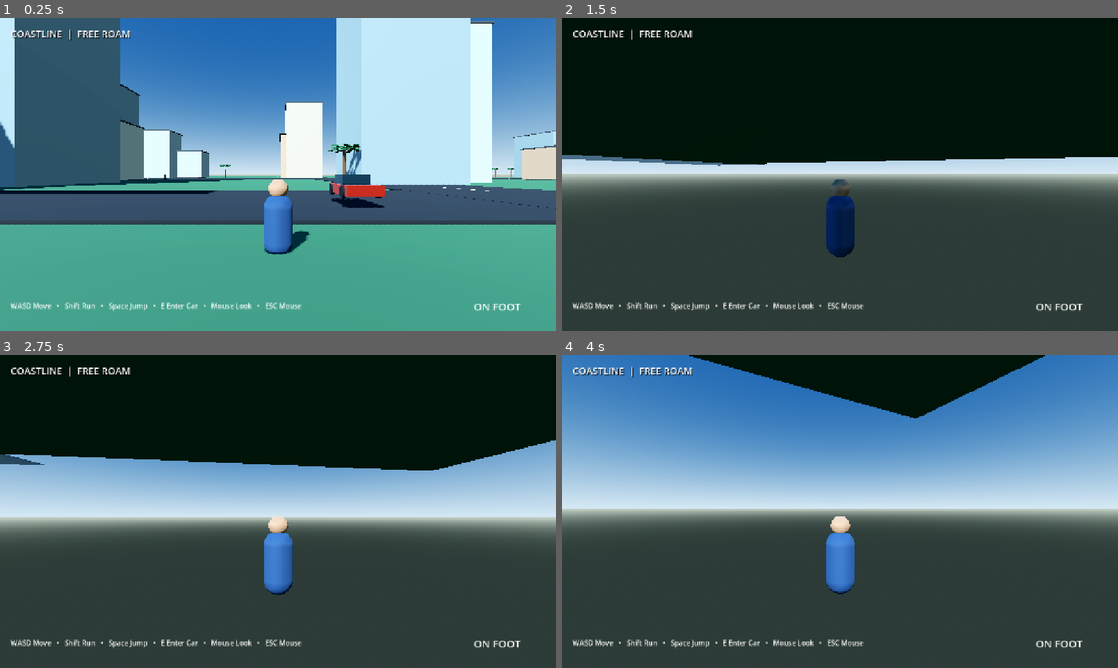
Above: before the commit, frames 1-4 (two rows, left to right).
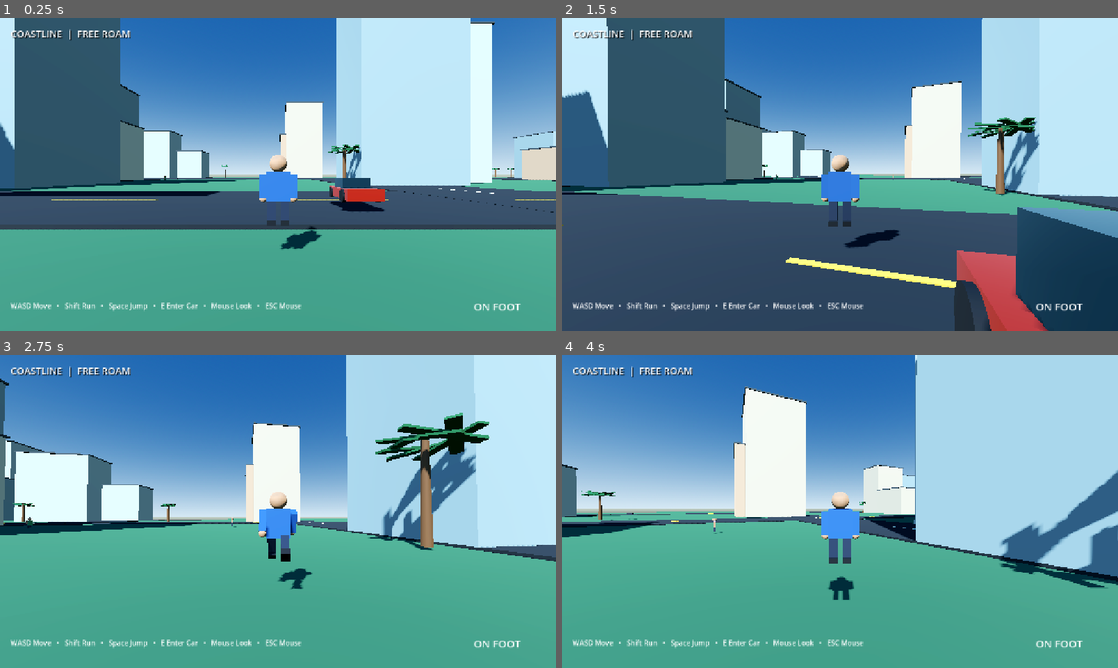
Above: after the commit, the same moments.

Repository: nhghgvve-dotcom/gta-6-recreation
Game: Godot game, scene res://Main.tscn
Same seed, same stepped clock (60 frames per second), same inputs: the game is played once before the commit and once after it.
Inputs (mouse positions are in pixels of both pictures, inside the frame that each line leads up to):
- Up to frame 1 (0.25 s): no input
- Up to frame 2 (1.5 s): tap Enter at 0.5 s; move the mouse to (867, 174) at 0.52 s; hold Shift 0.53-1.28 s; hold W from 0.53 s (still down); tap Space at 0.77 s; move the mouse to (812, 174) at 1.27 s; tap Shift at 1.35 s
- Up to frame 3 (2.75 s): keep holding W; tap Space at 1.52 s; move the mouse to (289, 505) at 2.02 s; hold Shift from 2.03 s (still down); tap E at 2.1 s
- Up to frame 4 (4 s): keep holding W; move the mouse to (834, 517) at 2.77 s; release Shift at 2.78 s; tap Shift at 2.85 s; tap Space at 3.02, 3.77 s; move the mouse to (878, 514) at 3.52 s; hold Shift from 3.53 s (still down)

The runs differ from the first frame. In frame 1, 5.9% of the frame differs, in the area x 0-100%, y 0-76%; in frame 2, 97%, in the area x 0-100%, y 0-100%; in frame 3, 91%; in frame 4, 76%.

Commit message:
Fix island floor collision and restore animated humanoid player

Diff:
--- a/Coastline/scripts/main.gd
+++ b/Coastline/scripts/main.gd
@@ -7,6 +7,11 @@
 
 var player: CharacterBody3D
 var player_visual: Node3D
+var player_left_leg: Node3D
+var player_right_leg: Node3D
+var player_left_arm: Node3D
+var player_right_arm: Node3D
+var walk_phase := 0.0
 var camera_pivot: Node3D
 var camera: Camera3D
 var car: Node3D
@@ -98,7 +103,7 @@
 	var white := _mat(Color(0.91, 0.90, 0.80))
 	var yellow := _mat(Color(0.95, 0.73, 0.22))
 	var ocean := _mat(Color(0.035, 0.36, 0.51), 0.24, 0.18)
-	_mesh_box(self, Vector3(0, -1.2, 0), Vector3(WORLD_SIZE, 2, WORLD_SIZE), grass, "Island")
+	_static_box(self, Vector3(0, -1.2, 0), Vector3(WORLD_SIZE, 2, WORLD_SIZE), grass)
 	_mesh_box(self, Vector3(-WORLD_SIZE * 0.5 - 35, -1.4, 0), Vector3(110, 1, WORLD_SIZE + 100), ocean, "Ocean")
 	_mesh_box(self, Vector3(-WORLD_SIZE * 0.5 + 18, -0.48, 0), Vector3(42, 0.35, WORLD_SIZE + 10), sand, "Beach")
 	for z in [-180.0, -90.0, 0.0, 90.0, 180.0]:
@@ -163,29 +168,59 @@
 func _create_player() -> void:
 	player = CharacterBody3D.new()
 	player.name = "Player"
-	player.position = Vector3(5, 1.1, 12)
+	player.position = Vector3(5, 0.76, 12)
 	add_child(player)
-	var capsule := CapsuleMesh.new()
-	capsule.radius = 0.42
-	capsule.height = 1.8
 	player_visual = Node3D.new()
+	player_visual.name = "PlayerModel"
 	player.add_child(player_visual)
-	var body_mesh := MeshInstance3D.new()
-	body_mesh.mesh = capsule
-	body_mesh.material_override = _mat(Color(0.13, 0.25, 0.42))
-	player_visual.add_child(body_mesh)
+	var shirt := _mat(Color(0.12, 0.30, 0.58))
+	var skin := _mat(Color(0.72, 0.52, 0.38))
+	var pants := _mat(Color(0.10, 0.14, 0.21))
+	var shoes := _mat(Color(0.035, 0.04, 0.05))
+	_mesh_box(player_visual, Vector3(0, 1.12, 0), Vector3(0.66, 0.82, 0.34), shirt, "Torso")
 	var head := MeshInstance3D.new()
-	var sphere := SphereMesh.new()
-	sphere.radius = 0.28
-	sphere.height = 0.56
-	head.mesh = sphere
-	head.material_override = _mat(Color(0.72, 0.52, 0.38))
-	head.position.y = 1.05
+	var head_mesh := SphereMesh.new()
+	head_mesh.radius = 0.25
+	head_mesh.height = 0.5
+	head.mesh = head_mesh
+	head.material_override = skin
+	head.position.y = 1.78
 	player_visual.add_child(head)
+	player_left_leg = Node3D.new()
+	player_left_leg.position = Vector3(-0.19, 0.78, 0)
+	player_visual.add_child(player_left_leg)
+	_mesh_box(player_left_leg, Vector3(0, -0.36, 0), Vector3(0.23, 0.72, 0.25), pants, "LeftLeg")
+	_mesh_box(player_left_leg, Vector3(0, -0.70, -0.055), Vector3(0.25, 0.16, 0.38), shoes, "LeftShoe")
+	player_right_leg = Node3D.new()
+	player_right_leg.position = Vector3(0.19, 0.78, 0)
+	player_visual.add_child(player_right_leg)
+	_mesh_box(player_right_leg, Vector3(0, -0.36, 0), Vector3(0.23, 0.72, 0.25), pants, "RightLeg")
+	_mesh_box(player_right_leg, Vector3(0, -0.70, -0.055), Vector3(0.25, 0.16, 0.38), shoes, "RightShoe")
+	player_left_arm = Node3D.new()
+	player_left_arm.position = Vector3(-0.43, 1.43, 0)
+	player_visual.add_child(player_left_arm)
+	_mesh_box(player_left_arm, Vector3(0, -0.31, 0), Vector3(0.20, 0.66, 0.23), shirt, "LeftArm")
+	var left_hand := MeshInstance3D.new()
+	var hand_mesh := SphereMesh.new()
+	hand_mesh.radius = 0.11
+	hand_mesh.height = 0.22
+	left_hand.mesh = hand_mesh
+	left_hand.material_override = skin
+	left_hand.position.y = -0.66
+	player_left_arm.add_child(left_hand)
+	player_right_arm = Node3D.new()
+	player_right_arm.position = Vector3(0.43, 1.43, 0)
+	player_visual.add_child(player_right_arm)
+	_mesh_box(player_right_arm, Vector3(0, -0.31, 0), Vector3(0.20, 0.66, 0.23), shirt, "RightArm")
+	var right_hand := MeshInstance3D.new()
+	right_hand.mesh = hand_mesh
+	right_hand.material_override = skin
+	right_hand.position.y = -0.66
+	player_right_arm.add_child(right_hand)
 	var collision := CollisionShape3D.new()
 	var shape := CapsuleShape3D.new()
-	shape.radius = 0.42
-	shape.height = 1.8
+	shape.radius = 0.36
+	shape.height = 1.85
 	collision.shape = shape
 	player.add_child(collision)
 	camera_pivot = Node3D.new()
@@ -325,9 +360,20 @@
 		player.velocity.x = direction.x * speed
 		player.velocity.z = direction.z * speed
 		player_visual.rotation.y = lerp_angle(player_visual.rotation.y, atan2(direction.x, direction.z), delta * 10.0)
+		walk_phase += delta * (10.5 if Input.is_key_pressed(KEY_SHIFT) else 7.0)
+		var swing := sin(walk_phase) * (0.78 if Input.is_key_pressed(KEY_SHIFT) else 0.48)
+		player_left_leg.rotation.x = swing
+		player_right_leg.rotation.x = -swing
+		player_left_arm.rotation.x = -swing * 0.72
+		player_right_arm.rotation.x = swing * 0.72
 	else:
 		player.velocity.x = move_toward(player.velocity.x, 0, 24 * delta)
 		player.velocity.z = move_toward(player.velocity.z, 0, 24 * delta)
+		walk_phase = 0.0
+		player_left_leg.rotation.x = lerp_angle(player_left_leg.rotation.x, 0.0, delta * 10.0)
+		player_right_leg.rotation.x = lerp_angle(player_right_leg.rotation.x, 0.0, delta * 10.0)
+		player_left_arm.rotation.x = lerp_angle(player_left_arm.rotation.x, 0.0, delta * 10.0)
+		player_right_arm.rotation.x = lerp_angle(player_right_arm.rotation.x, 0.0, delta * 10.0)
 	if player.is_on_floor():
 		if Input.is_key_pressed(KEY_SPACE):
 			player.velocity.y = 6.0
